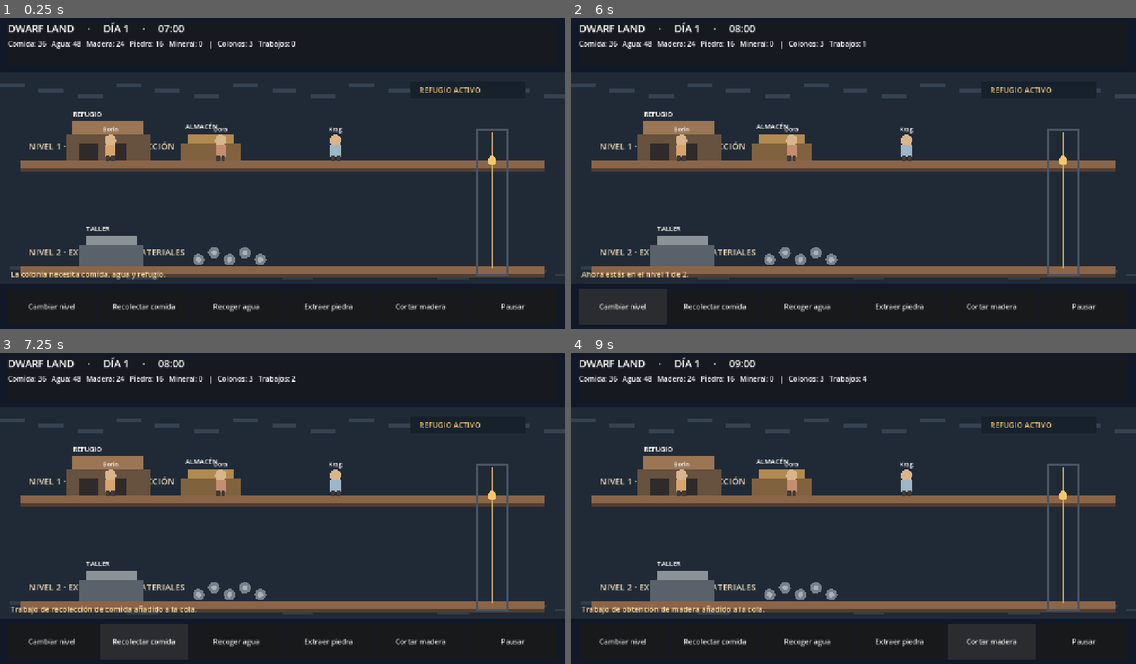
Above: before the commit, frames 1-4 (two rows, left to right).
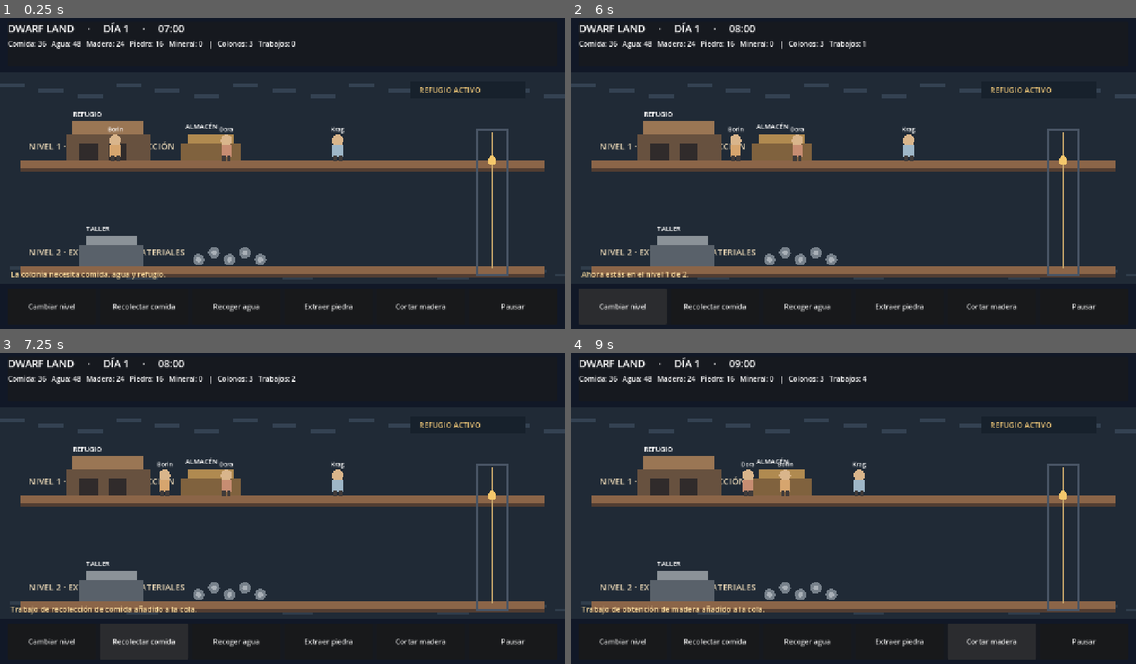
Above: after the commit, the same moments.

Repository: black-cuba/Dwarf-Land
Game: Godot game, scene res://scenes/main.tscn
The game is run twice, just before and just after one commit, with the same random seed, the same clock (stepped at 60 frames per second) and the same inputs.
Inputs:
- Up to frame 1 (0.25 s): no input
- Up to frame 2 (6 s): click "Cambiar nivel" at 0.5 s; click "Recolectar comida" at 1.25 s; click "Recoger agua" at 2 s; click "Extraer piedra" at 2.75 s; click "Cortar madera" at 3.5 s; click "Pausar" at 4.25 s; click "Reanudar" at 5 s; click "Cambiar nivel" at 5.75 s
- Up to frame 3 (7.25 s): click "Recolectar comida" at 6.5 s
- Up to frame 4 (9 s): click "Recoger agua" at 7.25 s; click "Extraer piedra" at 8 s; click "Cortar madera" at 8.75 s

The runs differ from the first frame. In frame 1, 0.5% of the frame differs, in the area x 18-61%, y 34-47%; in frame 2, 0.6%; in frame 3, 0.6%; in frame 4, 0.9%.

Commit message:
Render colonists at their actual grid positions

Diff:
--- a/scripts/game.gd
+++ b/scripts/game.gd
@@ -7,7 +7,6 @@
 var simulation := ColonySimulation.new()
 var tick_timer := 0.0
 var message := "La colonia necesita comida, agua y refugio."
-var worker_positions: Array[float] = [250.0, 500.0, 760.0]
 
 var hud: CanvasLayer
 var title_label: Label
@@ -96,11 +95,11 @@
 		if not colonist.alive:
 			continue
 
-		var colonist_floor_y := 330.0 if colonist.current_level == 0 else 570.0
-		if colonist.current_level != simulation.active_level:
+		if colonist.current_position.y != simulation.active_level:
 			continue
-		var px := worker_positions[i % worker_positions.size()]
-		var py := colonist_floor_y - 24.0
+		var px := 65.0 + float(colonist.current_position.x) * 28.0
+		var floor_y := 330.0 if colonist.current_position.y == 0 else 570.0
+		var py := floor_y - 24.0
 		draw_circle(Vector2(px, py - 22), 13, Color("#d9b58b"))
 		draw_rect(Rect2(px - 12, py - 12, 24, 27), body_colors[i % body_colors.size()])
 		draw_rect(Rect2(px - 10, py + 13, 8, 12), Color("#403b3a"))
